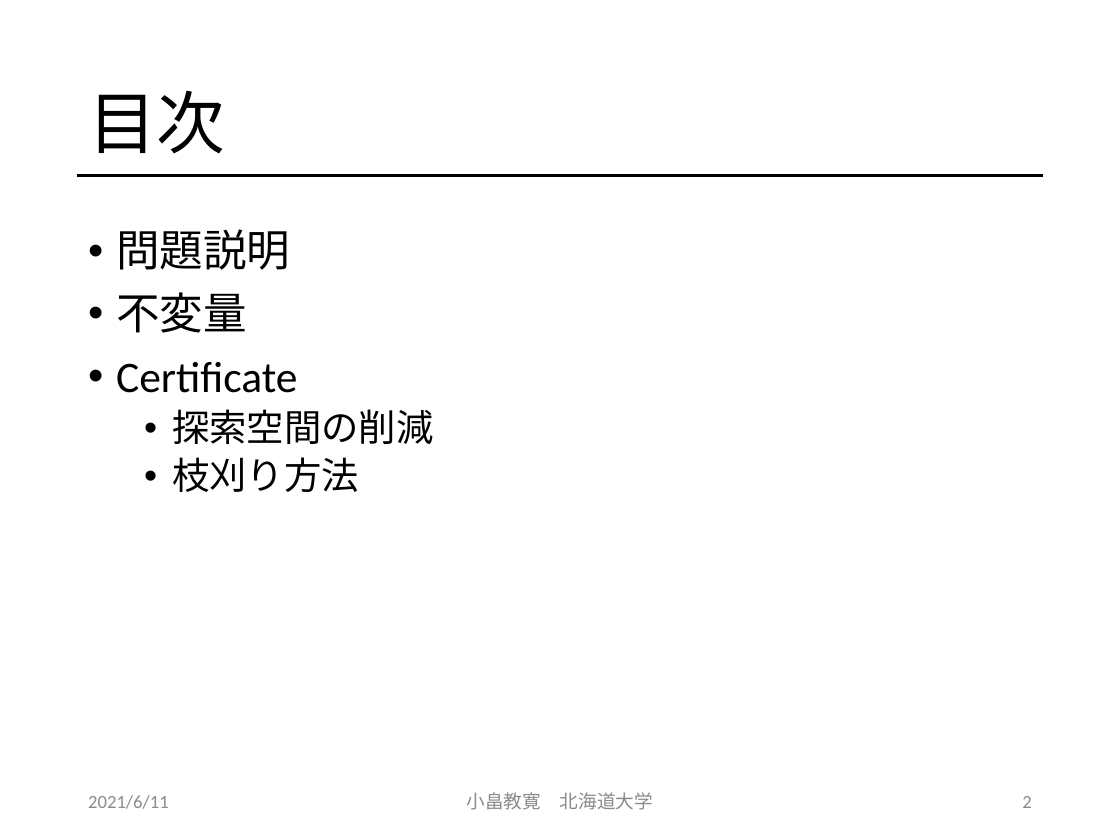
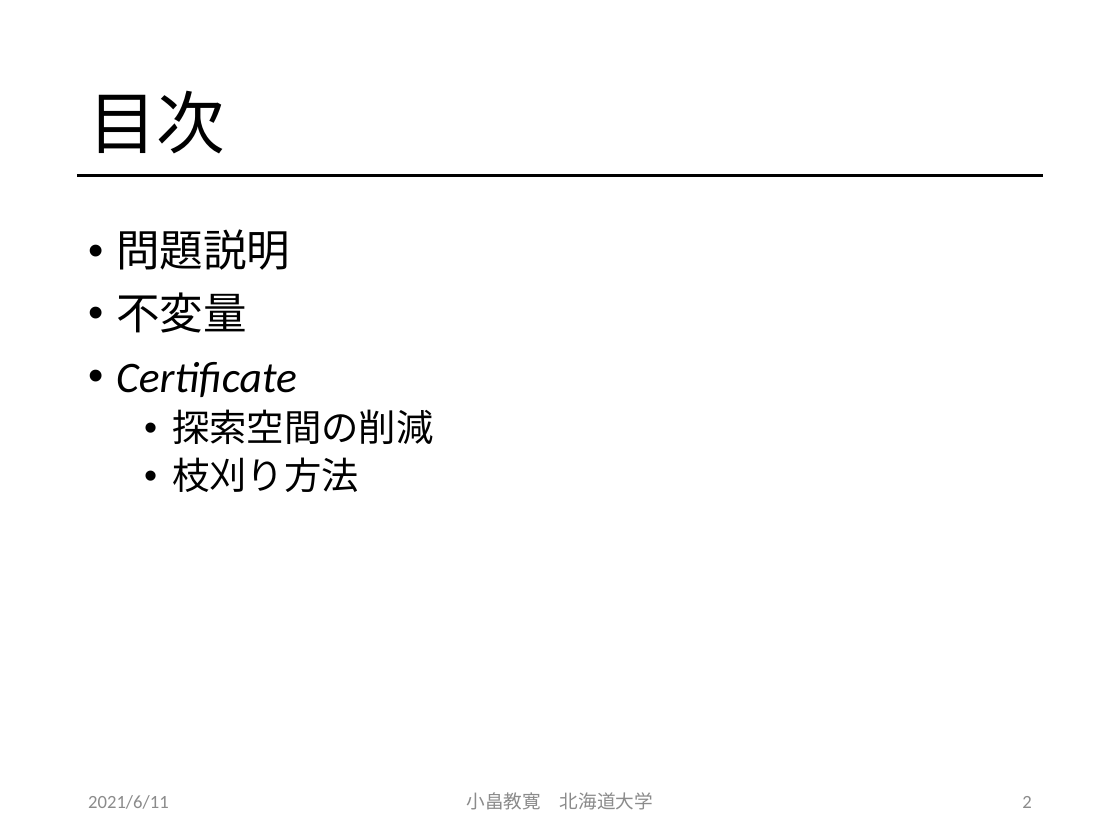
Before and after one commit to obatakyoukan/isomorphism, a slide deck: slide 2 of Isomorphism.pptx. Drawn at 1120x840 pixels with LibreOffice and Linux fonts; fonts in the diff are those of the drawing. Boxes give left, top, right and bottom in pixels: in the first picture for what was removed or moved away, otherwise in the second. Text is boxed around its words. In the diff, an @@ line names an element or a change of style, - is before the commit and + after.

```diff
--- a/Isomorphism.pptx
+++ b/Isomorphism.pptx
@@ text at <box>116,362,297,397</box>: italic on in "Certificate" @@
```
Also in this commit, not shown: 7 other slides changed.
